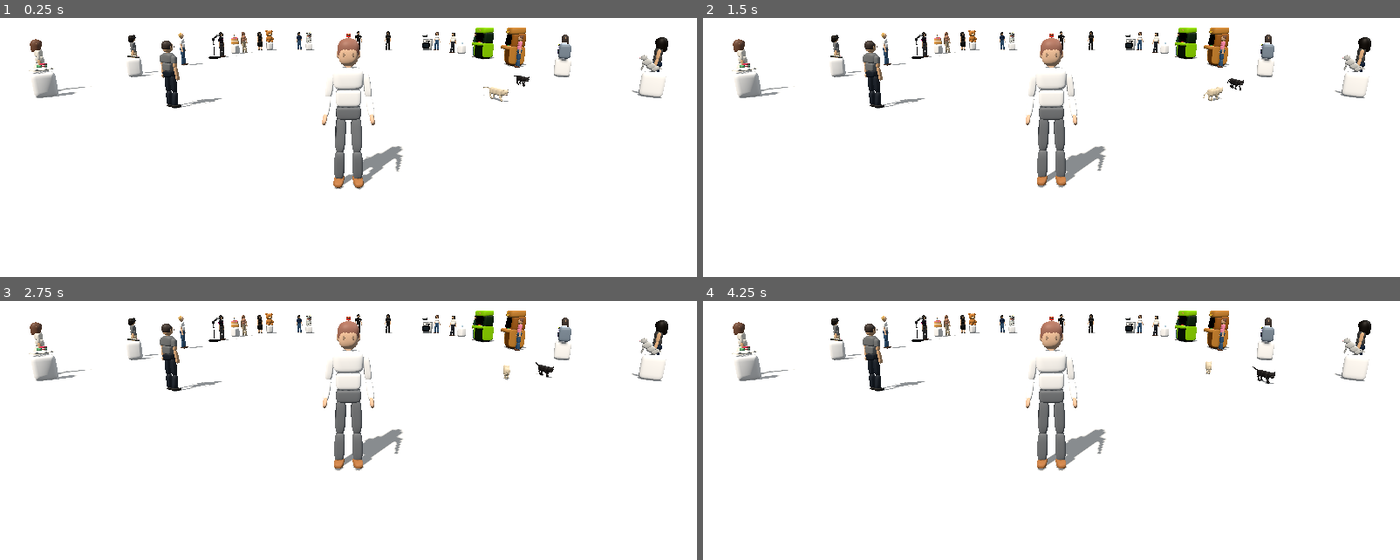
Above: before the commit, frames 1-4 (two rows, left to right).
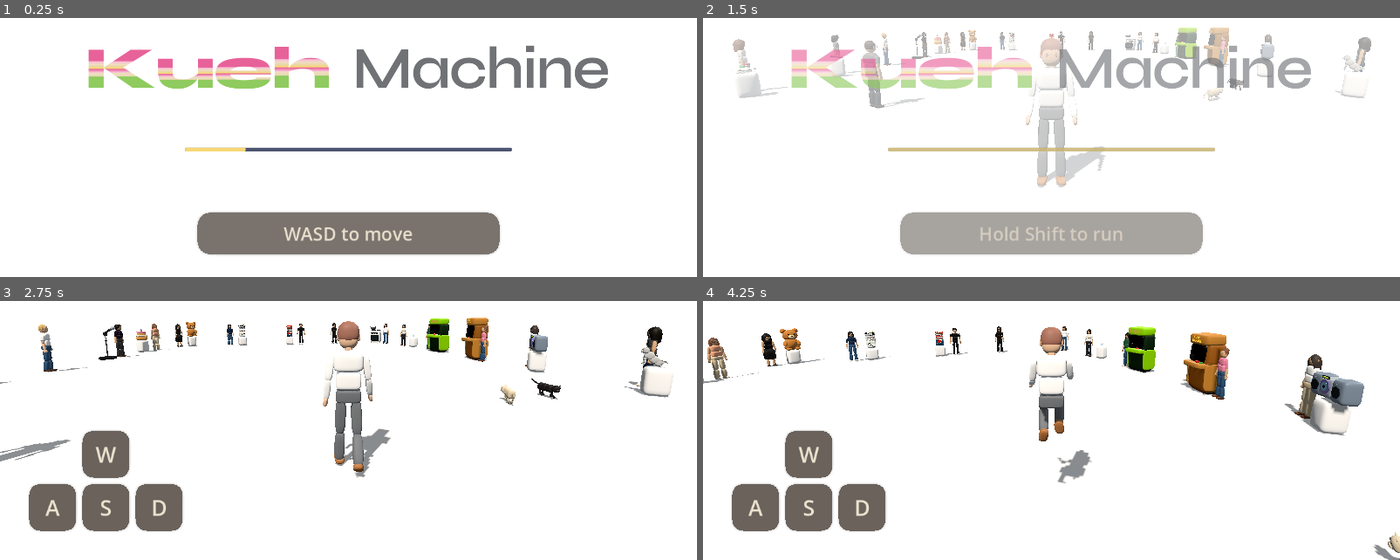
Above: after the commit, the same moments.

Repository: PizzaPocket/kueh-machine
Game: Godot game, scene res://main.tscn
The game is run twice, just before and just after one commit, with the same random seed, the same clock (stepped at 60 frames per second) and the same inputs.
Inputs (mouse positions are in pixels of both pictures, inside the frame that each line leads up to):
- Up to frame 1 (0.25 s): no input
- Up to frame 2 (1.5 s): tap Enter at 0.5 s; move the mouse to (1086, 80) at 0.52 s; hold F (interact) 0.53-1.28 s; hold W (move_forward) from 0.53 s (still down); click (1086, 80) at 0.67 s; tap Space (jump) at 0.77, 1.25 s; move the mouse to (1016, 82) at 1.27 s; tap Shift (run) at 1.35 s; click (1016, 82) at 1.42 s
- Up to frame 3 (2.75 s): keep holding W (move_forward); tap Space (jump) at 1.52 s; move the mouse to (362, 357) at 2.02 s; hold F (interact) from 2.03 s (still down); click (362, 357) at 2.17 s
- Up to frame 4 (4.25 s): keep holding W (move_forward); move the mouse to (1044, 370) at 2.77 s; release F (interact) at 2.78 s; tap Shift (run) at 2.85 s; click (1044, 370) at 2.92 s; tap Space (jump) at 3.02, 3.77 s; move the mouse to (1100, 368) at 3.52 s; hold F (interact) from 3.53 s (still down); click (1100, 368) at 3.67 s

The runs differ from the first frame. In frame 1, 18% of the frame differs, in the area x 4-96%, y 3-92%; in frame 2, 17%; in frame 3, 12%; in frame 4, 15%.
Error before the commit: Parse Error: Cannot infer the type of "pressed" variable because the value doesn't have a set type. (res://scripts/hub_ui.gd:200)

Commit message:
Fix a GDScript type-inference error that broke the whole Hub scene
hub_ui.gd's tappable "Talk (F)" prompt handler accessed event.pressed
directly on the base InputEvent type inside a compound and/or expression
assigned with :=, which the static type checker can't resolve. Godot's
web export didn't catch it at export time, but the browser's runtime
script reload did, failing hub_ui.gd entirely and cascading into
hub_main.gd (which depends on it) -- so nothing in the hub rendered:
no WASD hint, no interaction prompt, nothing.

Co-Authored-By: Claude Sonnet 5 <noreply@anthropic.com>

Diff:
--- a/godot/hub/scripts/hub_ui.gd
+++ b/godot/hub/scripts/hub_ui.gd
@@ -196,11 +196,14 @@
 ## is_action_pressed(), the mechanism the WASD movement buttons above rely
 ## on instead -- interact needs the actual event).
 func _on_prompt_gui_input(event: InputEvent) -> void:
-	var pressed := (
-		(event is InputEventMouseButton and event.pressed and event.button_index == MOUSE_BUTTON_LEFT)
-		or (event is InputEventScreenTouch and event.pressed)
-	)
-	if not pressed:
+	if event is InputEventMouseButton:
+		var mouse_button := event as InputEventMouseButton
+		if not (mouse_button.pressed and mouse_button.button_index == MOUSE_BUTTON_LEFT):
+			return
+	elif event is InputEventScreenTouch:
+		if not (event as InputEventScreenTouch).pressed:
+			return
+	else:
 		return
 	var action_event := InputEventAction.new()
 	action_event.action = "interact"
Not shown, changed: machines/hub/index.html
Not shown, changed: machines/hub/index.pck
